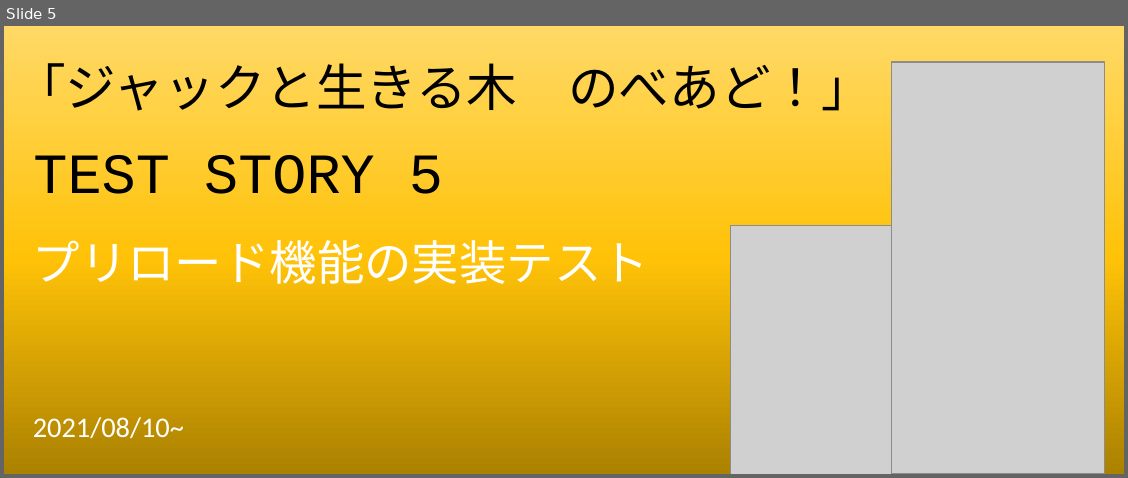
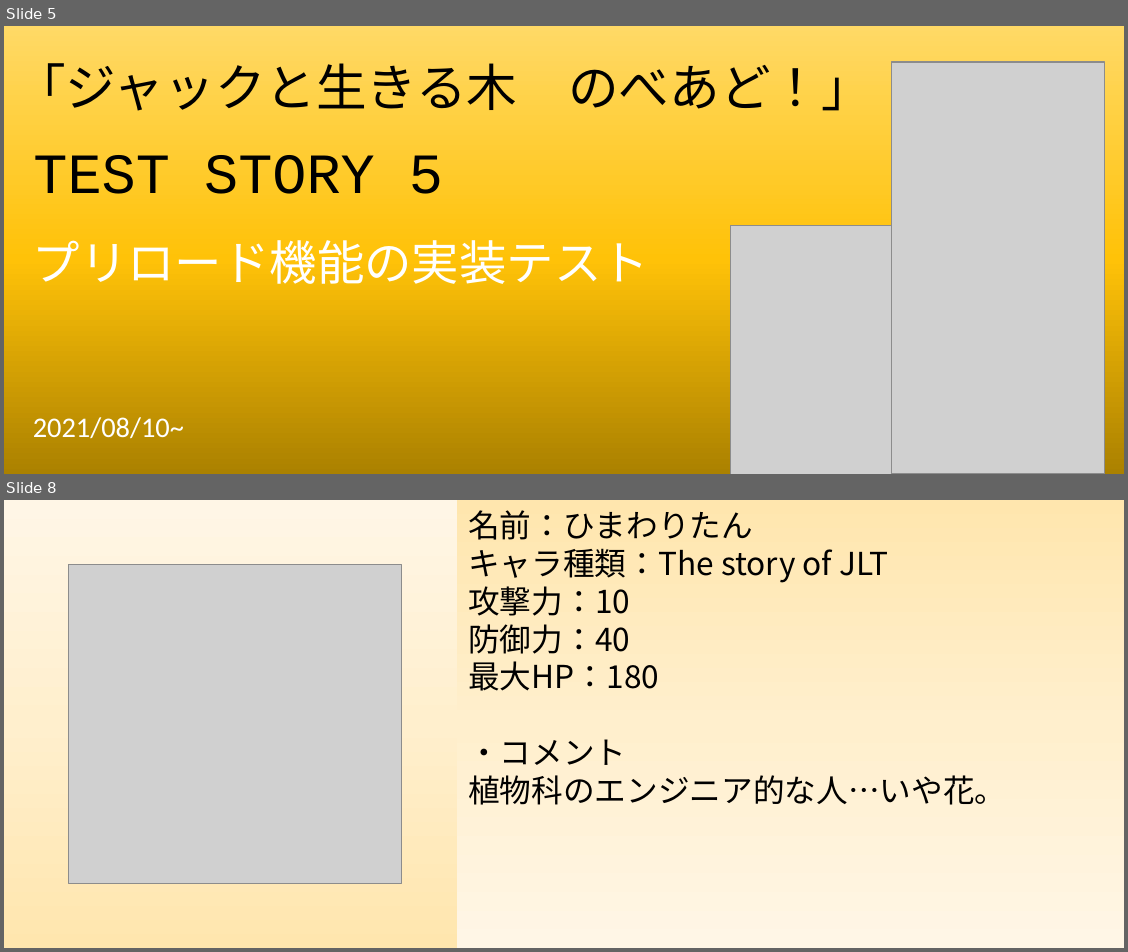
Before and after one commit to jackandalivingtree/nobeado, a slide deck: stories_pic/creator.pptx. Shown one above the other, each under a label of ours: slide 5 before the commit, slides 5 and 8 after it; the slides between them are not shown. The pictures are 1128x478 and 1128x952 pixels, drawn with LibreOffice and Linux fonts; fonts in the diff are those of the drawing; grey boxes stand for pictures. Boxes give left, top, right and bottom in pixels: in the first picture for what was removed or moved away, otherwise in the second. Text is boxed around its words. In the diff, an @@ line names an element or a change of style, - is before the commit and + after.

```diff
--- a/stories_pic/creator.pptx
+++ b/stories_pic/creator.pptx
@@ slide 8 added at bbox=[4, 500, 1124, 948], background #FFFFFF @@
@@ rectangle added at bbox=[4, 500, 457, 948], fill gradient #FFE7AF to #FFEFCE to #FFF7E7 @@
@@ rectangle added at bbox=[457, 500, 1124, 948], fill gradient #FFE7AF to #FFEFCE to #FFF7E7 @@
@@ text added at bbox=[468, 510, 1006, 805], 20 pt, text #000000 @@
+名前：ひまわりたん
+キャラ種類：The story of JLT
+攻撃力：10
+防御力：40
+最大HP：180
+・コメント
+植物科のエンジニア的な人…いや花。
@@ picture added at bbox=[69, 565, 402, 884] @@
```
Also in this commit, not shown: 4 other slides added, 30 other files.
